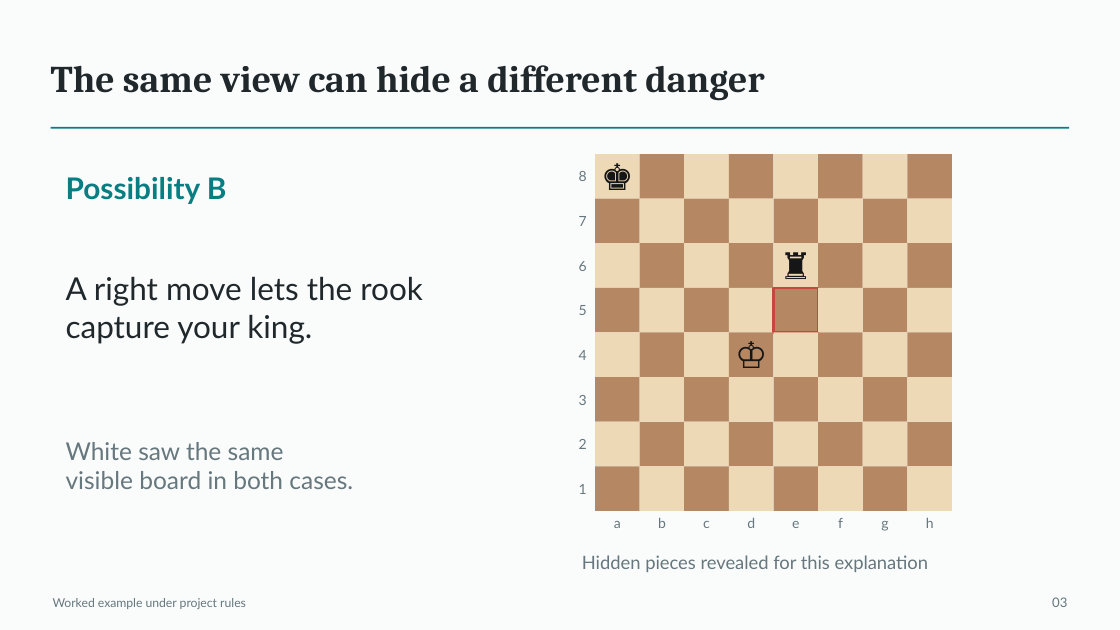
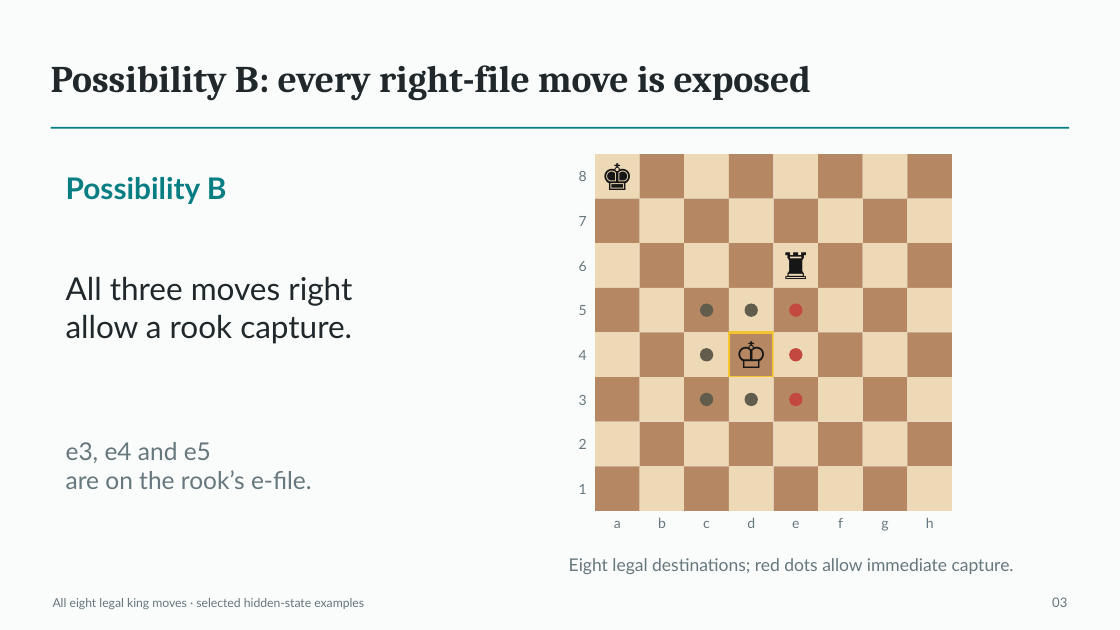
Before and after one commit to Mr-Teal/CS5446_project, a slide deck: slide 3 of docs/drafts/presentation-draft.pptx. Drawn at 1120x630 pixels with LibreOffice and Linux fonts; fonts in the diff are those of the drawing. Boxes give left, top, right and bottom in pixels: in the first picture for what was removed or moved away, otherwise in the second. Text is boxed around its words. In the diff, an @@ line names an element or a change of style, - is before the commit and + after.

```diff
--- a/docs/drafts/presentation-draft.pptx
+++ b/docs/drafts/presentation-draft.pptx
@@ text at [51, 65, 811, 101]: text changed @@
-The same view can hide a different danger
+Possibility B: every right-file move is exposed
@@ text at [66, 276, 352, 344]: text changed @@
-A right move lets the rook
-capture your king.
+All three moves right
+allow a rook capture.
@@ rectangle: place and size @@
-rectangle at [729, 333, 774, 377]
+rectangle at [774, 288, 818, 333]
@@ ellipse added at [700, 303, 713, 317], fill #625C4C @@
@@ ellipse added at [744, 303, 758, 317], fill #625C4C @@
@@ ellipse added at [789, 303, 802, 317], fill #C34840 @@
@@ ellipse added at [700, 348, 713, 361], fill #625C4C @@
@@ rectangle: place and size @@
-rectangle at [774, 288, 818, 333]
+rectangle at [729, 333, 774, 377]
@@ rectangle at [729, 333, 774, 377]: outline #C34840 2.25 pt to #F4C430 1.88 pt @@
@@ ellipse added at [789, 348, 802, 361], fill #C34840 @@
@@ ellipse added at [700, 393, 713, 407], fill #625C4C @@
@@ ellipse added at [744, 393, 758, 407], fill #625C4C @@
@@ ellipse added at [789, 393, 802, 407], fill #C34840 @@
@@ text at [66, 442, 312, 489]: text changed @@
-White saw the same
-visible board in both cases.
+e3, e4 and e5
+are on the rook’s e-file.
@@ text added at [569, 558, 1014, 574], 15 pt, text #66777D @@
+Eight legal destinations; red dots allow immediate capture.
@@ text removed at [582, 555, 929, 572] @@
-Hidden pieces revealed for this explanation
@@ text at [53, 598, 364, 609]: text changed @@
-Worked example under project rules
+All eight legal king moves · selected hidden-state examples
```
Also in this commit, not shown: 24 other slides changed, 1 slide added, 5 other files.
